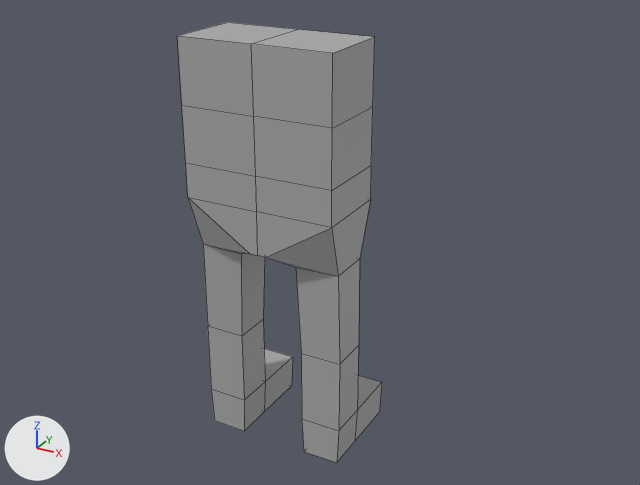
The Blender file blends/000-blank_view.blend, before and after one commit.
One viewpoint serves both versions: a 50 mm lens placed at (1.054, -1.711, 1.437), pointed at (0.064, 0.09, 0.537). Every picture has the same lights, and +X, +Y and +Z are marked at lower left. Mesh edges are drawn as thin lines.
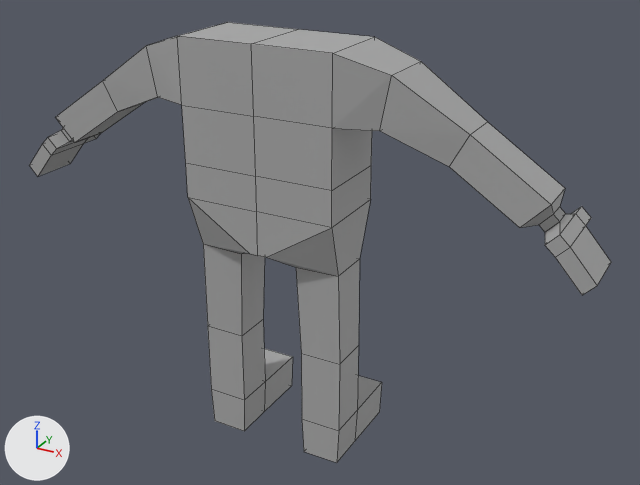
Edits to the scene script, one JSON object a line:
```json
{"block": "me_cube_001", "where": "# used by ob_cube; location = (0.0, 0.0, 0.0)"}
{"op": "remove", "block": "me_cube_001", "code": "me_cube_001.from_pydata(...)  # 40 vertices, 34 faces; spans x -0.197..0.0, y -0.1..0.204, z -0.001..1.062"}
{"op": "add", "block": "me_cube_001", "code": "me_cube_001.from_pydata(...)  # 76 vertices, 70 faces; spans x -0.773..0.0, y -0.1..0.204, z -0.001..1.062"}
{"block": "me_cube_001", "change": "me_cube_001 part 1"}
{"block": "me_cube_001", "change": "1 face is deleted"}
{"block": "me_cube_001", "change": "29 vertices are added at x -0.773..-0.294, y -0.067..0.123, z 0.648..1.023"}
{"block": "me_cube_001", "change": "7 new vertices lie (0.027, 0.0, -0.028) away from vertices in x -0.773..-0.676, y -0.054..0.123, z 0.648..0.752"}
{"block": "me_cube_001", "change": "37 new faces join them"}
```

Changed parts and their boxes (x1, y1, x2, y2) in the pictures (640 x 485 px):
```json
{"object": "Cube", "change": "reshaped", "before": [178, 22, 382, 463], "after": [29, 22, 611, 463], "on screen": "184% wider"}
{"part": 1, "of": "me_cube_001", "change": "built on", "before": [332, 37, 375, 128], "after": [29, 36, 611, 295]}
```
